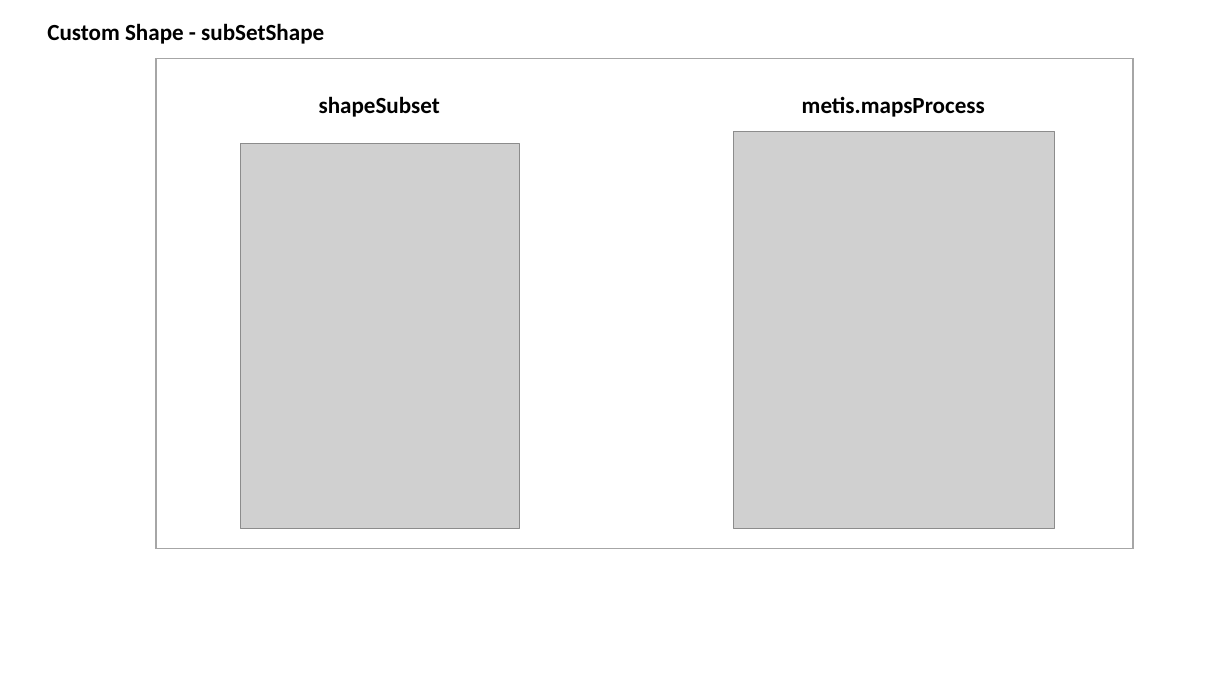
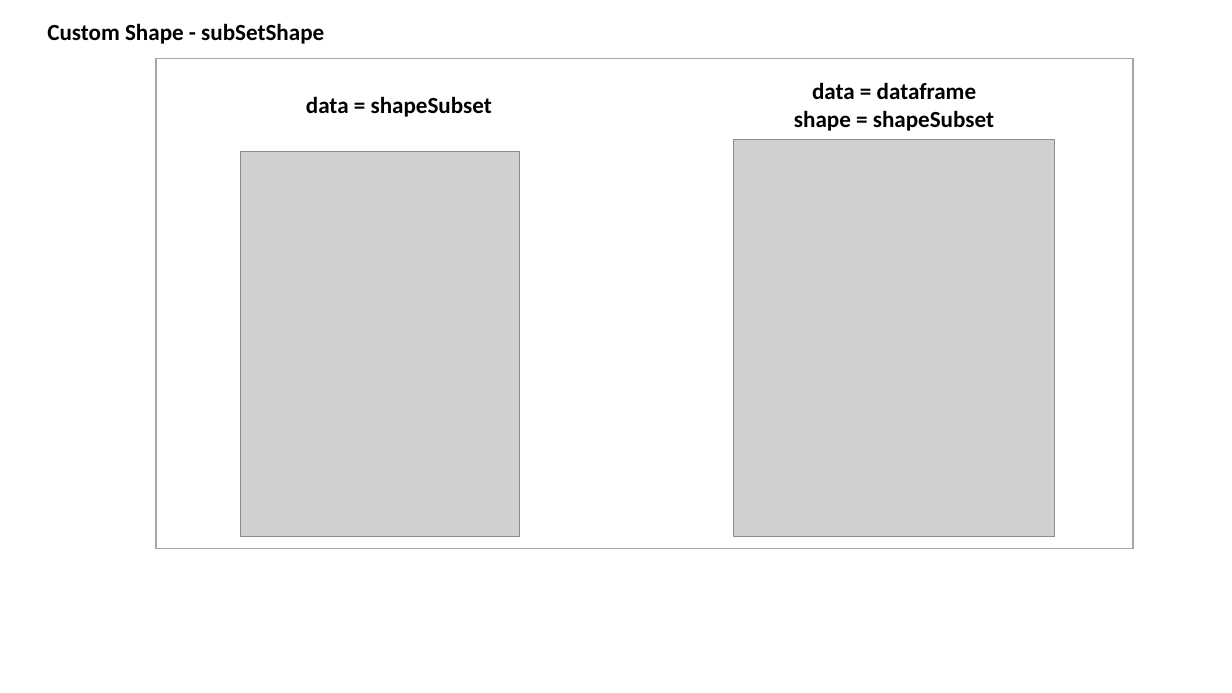
Before and after one commit to JGCRI/rmap, a slide deck: slide 23 of vignettes/vignetteFigs/00vignetteFigs.pptx. Drawn at 1232x693 pixels with LibreOffice and Linux fonts; fonts in the diff are those of the drawing; grey boxes stand for pictures. Boxes give left, top, right and bottom in pixels: in the first picture for what was removed or moved away, otherwise in the second. Text is boxed around its words. In the diff, an @@ line names an element or a change of style, - is before the commit and + after.

```diff
--- a/vignettes/vignetteFigs/00vignetteFigs.pptx
+++ b/vignettes/vignetteFigs/00vignetteFigs.pptx
@@ text at (x1=794, y1=82, x2=994, y2=131): text changed @@
-metis.mapsProcess
+data = dataframe
+shape = shapeSubset
@@ text at (x1=306, y1=96, x2=492, y2=117): text changed @@
-shapeSubset
+data = shapeSubset
@@ picture moved from (x1=734, y1=131, x2=1055, y2=528) to (x1=734, y1=140, x2=1055, y2=536) @@
@@ picture moved from (x1=240, y1=143, x2=519, y2=529) to (x1=240, y1=152, x2=519, y2=537) @@
```
Also in this commit, not shown: 3 other slides changed, 6 other files.
